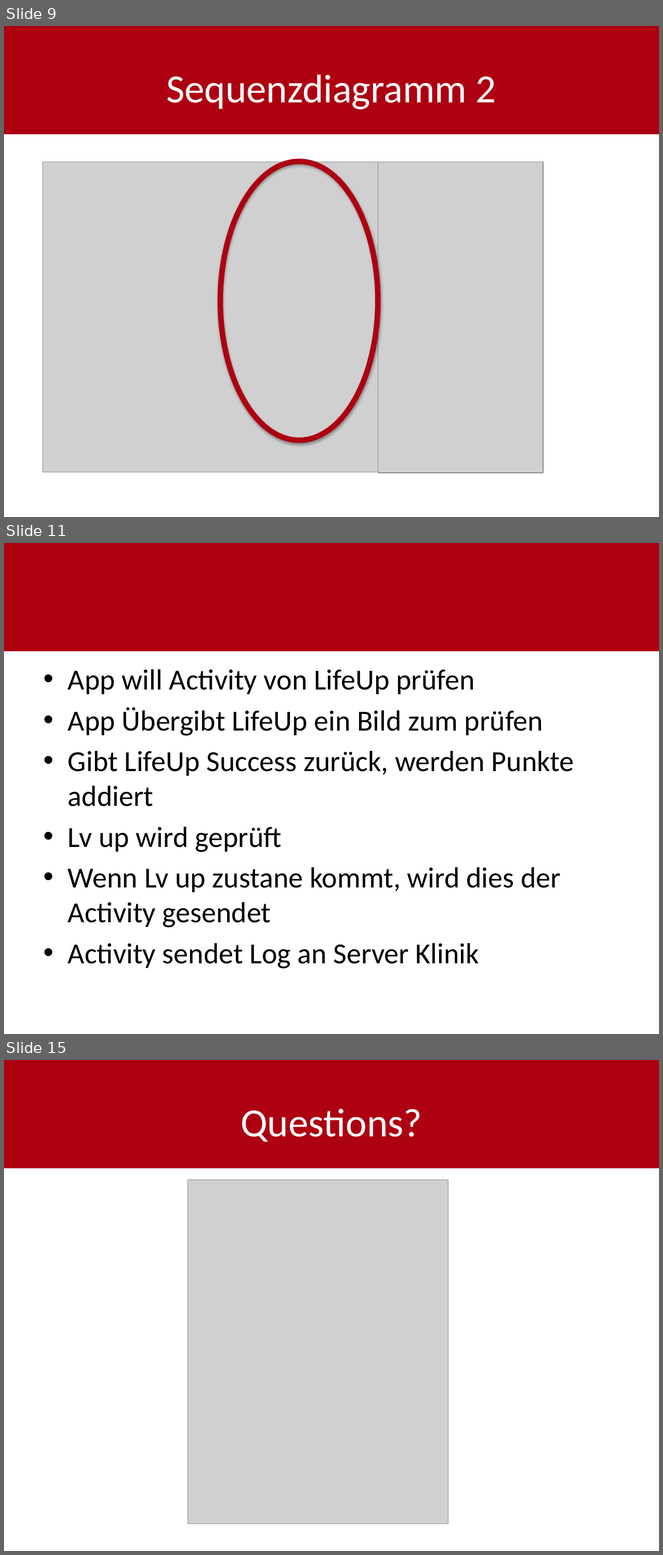
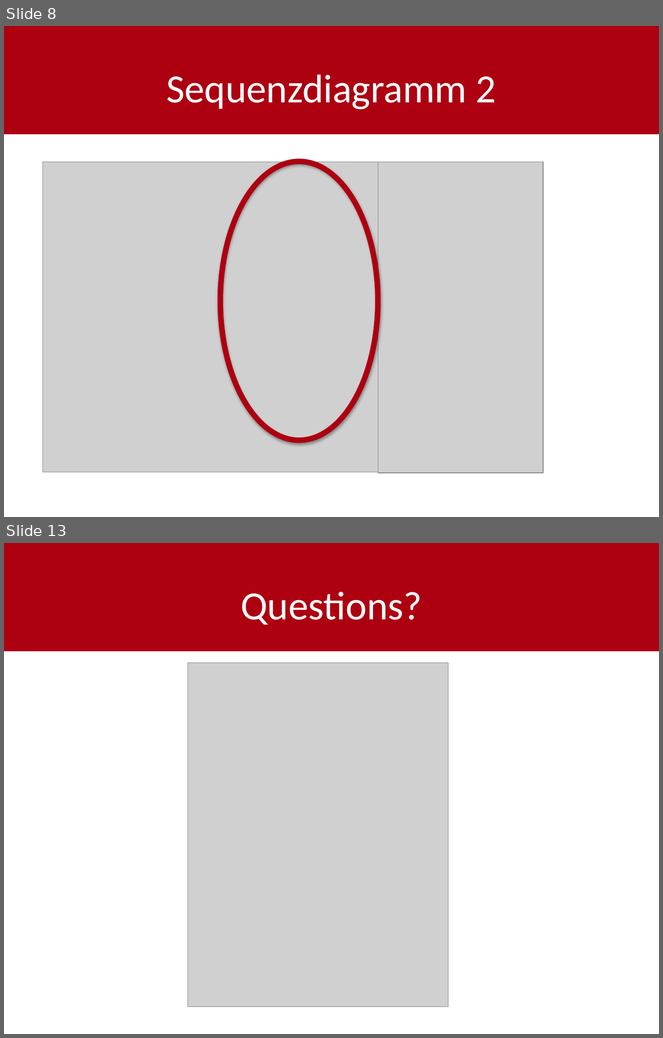
Before and after one commit to shylux/ch.bfh.bti7081.s2015.rot, a slide deck: doc/task07/design.pptx. Shown one above the other, each under a label of ours: slides 9, 11 and 15 before the commit, slides 8 and 13 after it; the slides between them are not shown. The pictures are 663x1555 and 663x1038 pixels, drawn with LibreOffice and Linux fonts; fonts in the diff are those of the drawing; grey boxes stand for pictures. Boxes give left, top, right and bottom in pixels: in the first picture for what was removed or moved away, otherwise in the second. Text is boxed around its words. In the diff, an @@ line names an element or a change of style, - is before the commit and + after.

```diff
--- a/doc/task07/design.pptx
+++ b/doc/task07/design.pptx
@@ slide 11 removed at bbox=[4, 543, 659, 1034], background #FFFFFF; not listed: 1 template element that a slide beside it also shows @@
@@ text removed at bbox=[68, 669, 574, 969] @@
-• App will Activity von LifeUp prüfen
-• App Übergibt LifeUp ein Bild zum prüfen
-• Gibt LifeUp Success zurück, werden Punkte addiert
-• Lv up wird geprüft
-• Wenn Lv up zustane kommt, wird dies der Activity gesendet
-• Activity sendet Log an Server Klinik
@@ what was slide 9 is now slide 8 @@
@@ what was slide 15 is now slide 13 @@
```
Also in this commit, not shown: 2 slides added, 3 other slides removed, 2 other files.
